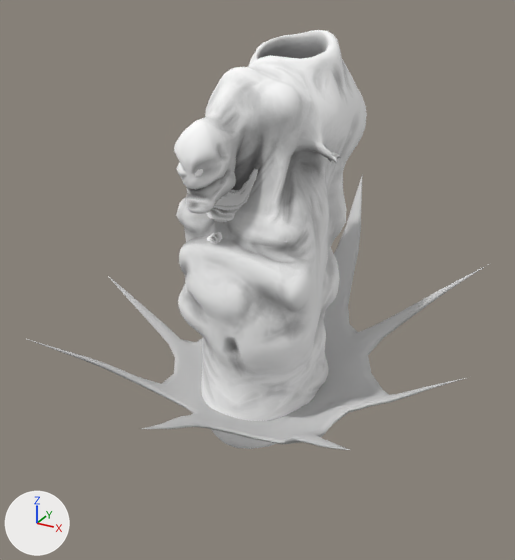
Two versions of the FBX model Assets/Resources/meshes/towers/mortar_tower.FBX, one commit apart.
Camera for both pictures: a 50 mm lens placed at (0.502, -0.912, 0.685), pointed at (-0.009, 0.017, 0.22). The lights are fixed; the arrows at lower left show +X, +Y and +Z. Where no turn or scale is listed for an object, it has been applied to the vertices. Vertices at the same position are counted once.

In view in the first picture: 'bowl001', 'eyes', 'mortar_tower'.
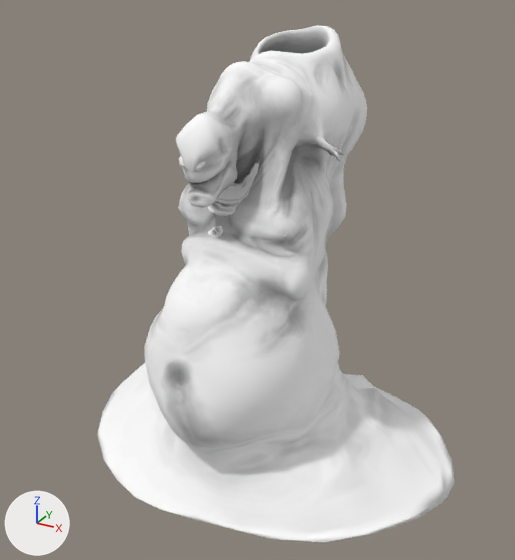
Changed parts and their boxes (x1, y1, x2, y2) in the pictures (515 x 560 px; the box of a moved part takes in the faces that stretch with it):
'mortar_tower', reshaped, moved, rescaled (85% wider, 23% taller)
    before: (174, 30, 367, 449)
    after: (97, 25, 454, 542)
'bowl001', deleted
    before: (27, 174, 491, 450)
'eyes', moved, turned
    before: (177, 162, 203, 177)
    after: (179, 156, 205, 170)
part 1 of me_mesh_001, moved or reshaped
    before: (174, 135, 346, 449)
    after: (97, 130, 454, 542)

The change, as a diff of the scene's bpy script:
```diff
--- a/Assets/Resources/meshes/towers/mortar_tower.FBX.py
+++ b/Assets/Resources/meshes/towers/mortar_tower.FBX.py
@@ me_mesh_001 @@
 # used by ob_mortar_tower; location = (-0.009, 0.04, 0.274); scale = (0.321, 0.321, 0.321)
-me_mesh_001.from_pydata(...)  # 2241 vertices, 4478 faces; spans x -0.43..0.43, y -0.6..0.6, z -1.0..1.0
+me_mesh_001.from_pydata(...)  # 2241 vertices, 4478 faces; spans x -0.95..1.09, y -0.89..0.74, z -1.09..1.0
+# me_mesh_001 part 1: 1223 of 2241 vertices moved; they spanned x -0.43..0.43, y -0.6..0.53, z -1.0..0.76 and now span x -0.95..1.09, y -0.89..0.74, z -1.09..0.76; mean shift (-0.01, -0.02, -0.05); largest move (0.26, -0.15, -0.98) -> (1.08, -0.15, -1.08)
 me_mesh_001.materials.append(mat_24___default)
@@ ob_mortar_tower @@
 ob_mortar_tower = bpy.data.objects.new('mortar_tower', me_mesh_001)
-ob_mortar_tower.location = (-0.009, 0.04, 0.274)
-ob_mortar_tower.scale = (0.321, 0.321, 0.321)
+ob_mortar_tower.location = (-0.009, 0.043, 0.283)
+ob_mortar_tower.scale = (0.319, 0.319, 0.319)
@@ ob_eyes @@
 ob_eyes = bpy.data.objects.new('eyes', me_mesh_002)
-ob_eyes.location = (-0.031, -0.134, 0.44)
-ob_eyes.rotation_euler = (2.187, 0.108, -0.408)  # degrees (125, 6.2, -23)
+ob_eyes.location = (-0.03, -0.13, 0.45)
+ob_eyes.rotation_euler = (2.046, 0.132, -0.497)  # degrees (117, 7.6, -28)
 ob_eyes.scale = (0.0259, 0.0161, 0.0261)
@@ ob_bowl001 @@
-ob_bowl001 = bpy.data.objects.new('bowl001', me_mesh)
-ob_bowl001.location = (0.0, 0.0, 0.0)
```
